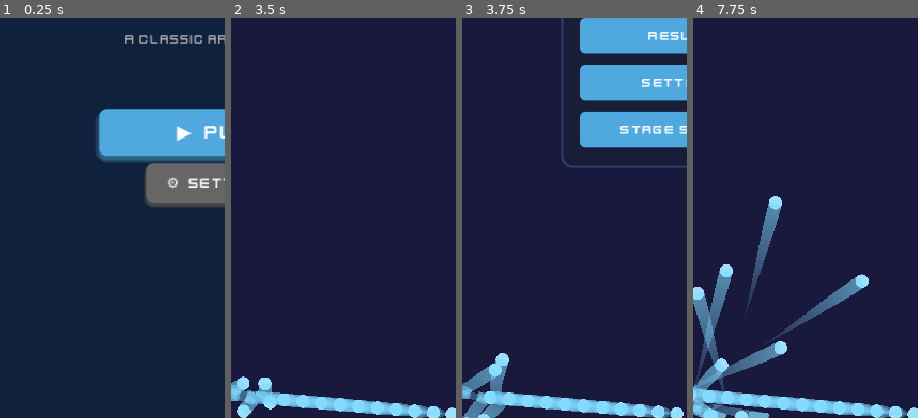
Above: before the commit, frames 1-4 (left to right).
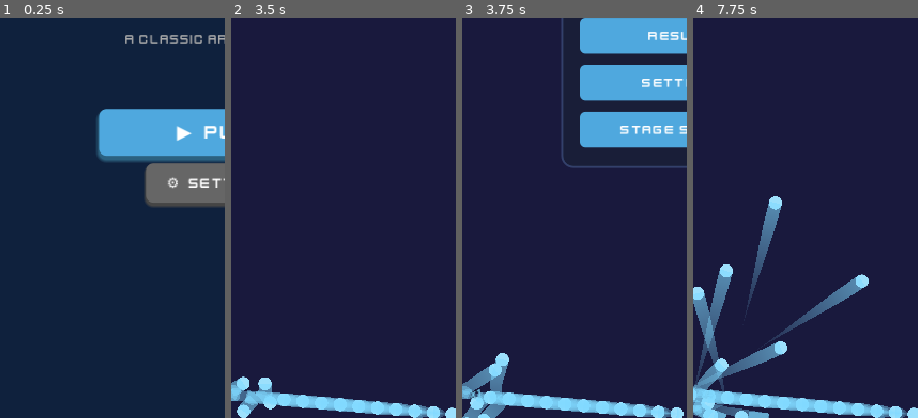
Above: after the commit, the same moments.

Repository: kenny-0114/brick-breaker
Game: Godot game, scene res://scenes/title_screen.tscn
Two runs of this game, one before a commit and one after it. Both use one fixed random seed, a clock stepped at 60 frames per second and the inputs below.
Inputs (mouse positions are % of the whole screen's width and height, from its top left):
- Up to frame 1 (0.25 s): no input
- Up to frame 2 (3.5 s): click "▶ PLAY" at 0.5 s; click (26, 38) at 1.25 s; click "| |" at 2 s; click "Resume" at 2.75 s
- Up to frame 3 (3.75 s): click "| |" at 3.5 s
- Up to frame 4 (7.75 s): click "Stage Select" at 4.25 s; click (26, 38) at 5 s; click "| |" at 5.75 s; click "Resume" at 6.5 s; move the mouse to (72, 45) at 7.27 s; click (72, 45) at 7.42 s
The pictures show only the part of the screen within x 1-51%, y 44-94%; the shares and areas given below are measured in that part.

Frames 1-2 are identical in both runs. In frame 3, 0.2% of the frame differs, in the area x 3-10%, y 92-98%; in frame 4, 0.1%.

Commit message:
feat: show landing indicator with ball icon and return count (x1, x2...)
Co-Authored-By: Claude Opus 4.6 (1M context) <noreply@anthropic.com>

Diff:
--- a/scripts/turn_game_scene.gd
+++ b/scripts/turn_game_scene.gd
@@ -22,6 +22,8 @@
 var _first_ball_x := 240.0
 var _first_ball_landed := false
 var _cell_height := 34.0
+var _balls_returned := 0
+var _landing_indicator: Node2D = null
 
 @onready var launcher: Node2D = $Launcher
 @onready var brick_container: Node2D = $BrickContainer
@@ -116,7 +118,9 @@
 func _start_aiming() -> void:
 	_state = State.AIMING
 	_balls_collected = 0
+	_balls_returned = 0
 	_first_ball_landed = false
+	_hide_landing_indicator()
 	launcher.set_launch_x(_first_ball_x)
 	launcher.enable_aiming()
 
@@ -141,6 +145,10 @@
 	if not _first_ball_landed:
 		_first_ball_landed = true
 		_first_ball_x = clampf(body.global_position.x, 20.0, 460.0)
+		_create_landing_indicator()
+	# 회수 카운터 증가 및 표시 갱신
+	_balls_returned += 1
+	_update_landing_indicator()
 	# 공을 발사 지점으로 이동 후 제거
 	var tween := create_tween()
 	body.freeze = true
@@ -246,6 +254,47 @@
 	particles.finished.connect(particles.queue_free)
 
 
+# 공 착지 지점에 인디케이터(공 아이콘 + 회수 카운트)를 생성한다.
+func _create_landing_indicator() -> void:
+	_landing_indicator = Node2D.new()
+	_landing_indicator.position = Vector2(_first_ball_x, FLOOR_Y)
+	# 공 아이콘
+	var icon := Sprite2D.new()
+	icon.texture = preload("res://assets/images/ball/ballBlue_01.png")
+	icon.scale = Vector2(0.11, 0.11)
+	icon.position = Vector2(0, -12)
+	_landing_indicator.add_child(icon)
+	# 카운트 라벨
+	var label := Label.new()
+	label.name = "CountLabel"
+	label.text = "x1"
+	label.horizontal_alignment = HORIZONTAL_ALIGNMENT_CENTER
+	label.position = Vector2(-20, -30)
+	label.size = Vector2(40, 20)
+	label.add_theme_font_size_override("font_size", 11)
+	label.add_theme_color_override("font_color", Color(0.5, 0.85, 1.0, 1.0))
+	label.add_theme_color_override("font_outline_color", Color(0, 0, 0, 1))
+	label.add_theme_constant_override("outline_size", 2)
+	_landing_indicator.add_child(label)
+	add_child(_landing_indicator)
+
+
+# 인디케이터의 카운트를 갱신한다.
+func _update_landing_indicator() -> void:
+	if _landing_indicator == null:
+		return
+	var label: Label = _landing_indicator.get_node("CountLabel")
+	if label:
+		label.text = "x%d" % _balls_returned
+
+
+# 인디케이터를 숨기고 제거한다.
+func _hide_landing_indicator() -> void:
+	if _landing_indicator != null:
+		_landing_indicator.queue_free()
+		_landing_indicator = null
+
+
 # 빨리감기를 설정/해제한다.
 func _set_fast_forward(enabled: bool) -> void:
 	_is_fast_forward = enabled
